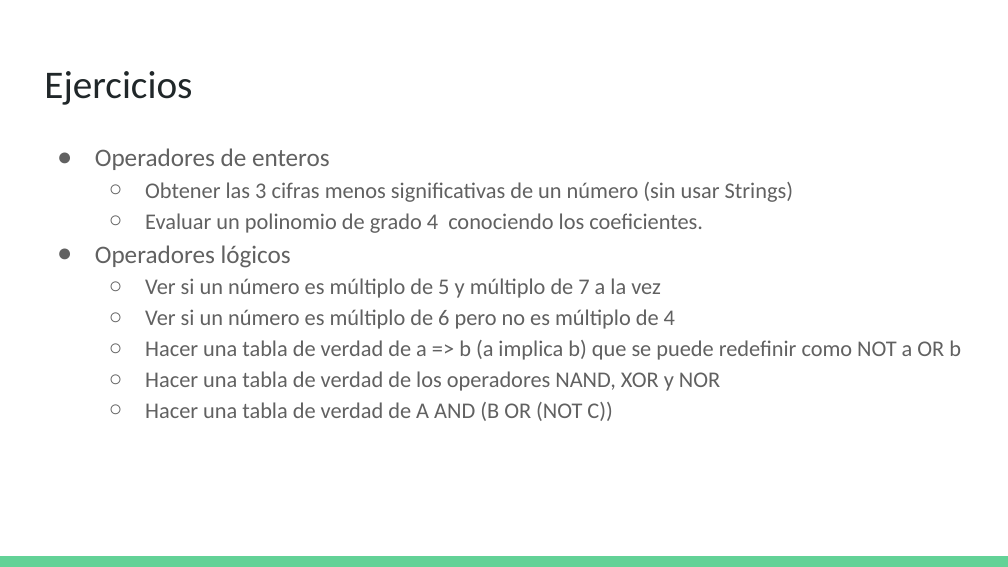
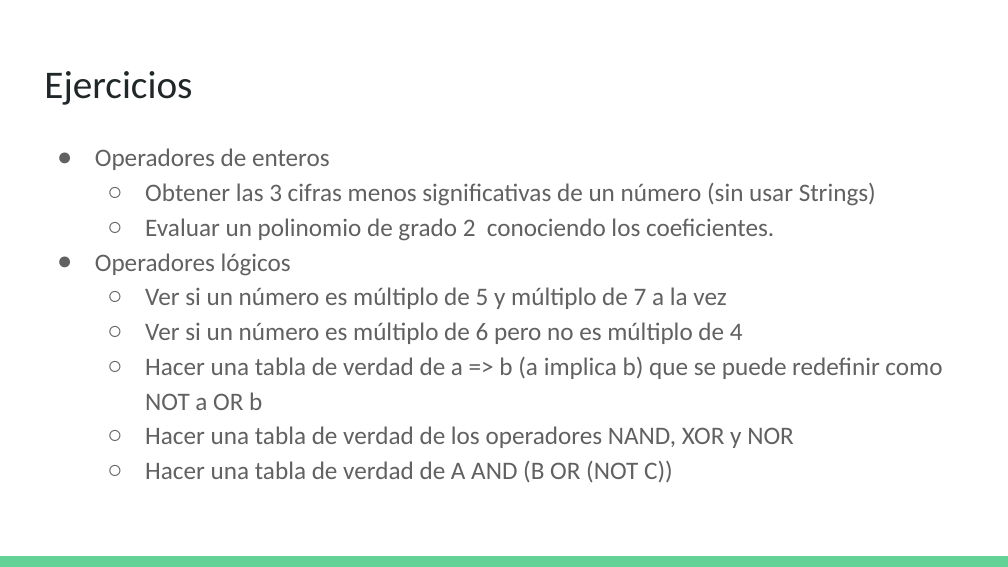
Before and after one commit to oskar-raul-dev/blindma1den-learn-java, a slide deck: slide 10 of Presentaciones PP/002-Hola Mundo - Parte 2.pptx. Drawn at 1008x567 pixels with LibreOffice and Linux fonts; fonts in the diff are those of the drawing. Boxes give left, top, right and bottom in pixels: in the first picture for what was removed or moved away, otherwise in the second. Text is boxed around its words. In the diff, an @@ line names an element or a change of style, - is before the commit and + after.

```diff
--- a/Presentaciones PP/002-Hola Mundo - Parte 2.pptx
+++ b/Presentaciones PP/002-Hola Mundo - Parte 2.pptx
@@ text at (145, 183, 942, 482): size 16 to 18 pt in "Obtener las 3 cifras menos significativas de ...", "Ver si un número es múltiplo de ...", "Ver si un número es múltiplo de ...", "Hacer una tabla de verdad de a ..." and 2 more places; indent changed @@
@@ text at (145, 218, 774, 241): text changed; size 16 to 18 pt @@
-  ○ Evaluar un polinomio de grado 4 conociendo los coeficientes.
+  ○ Evaluar un polinomio de grado 2 conociendo los coeficientes.
```
Also in this commit, not shown: 3 other slides changed, 9 other files.
